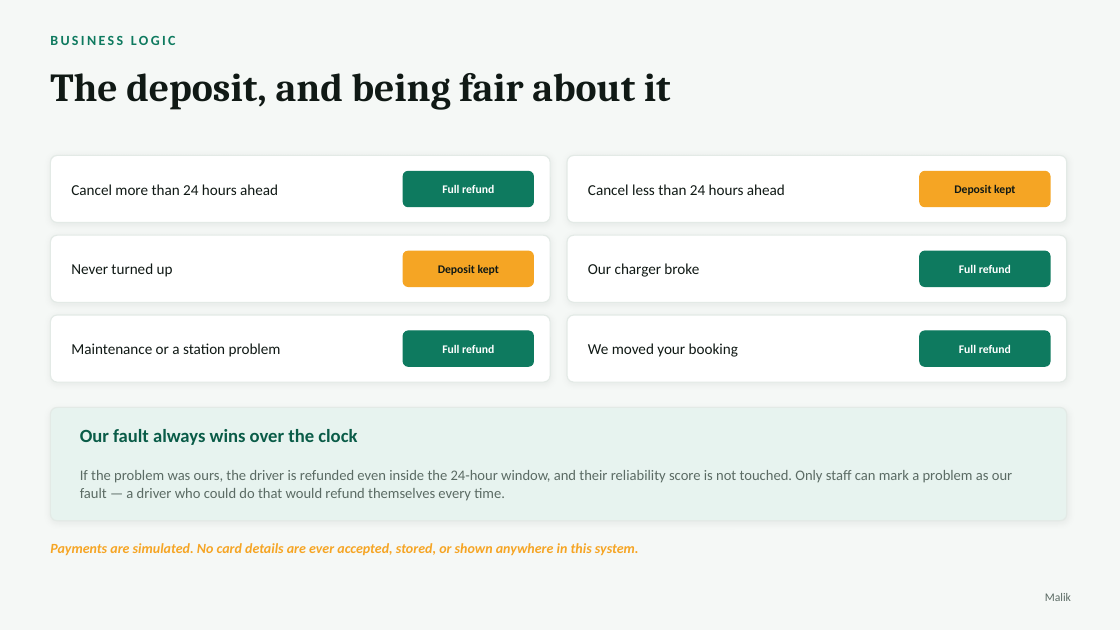
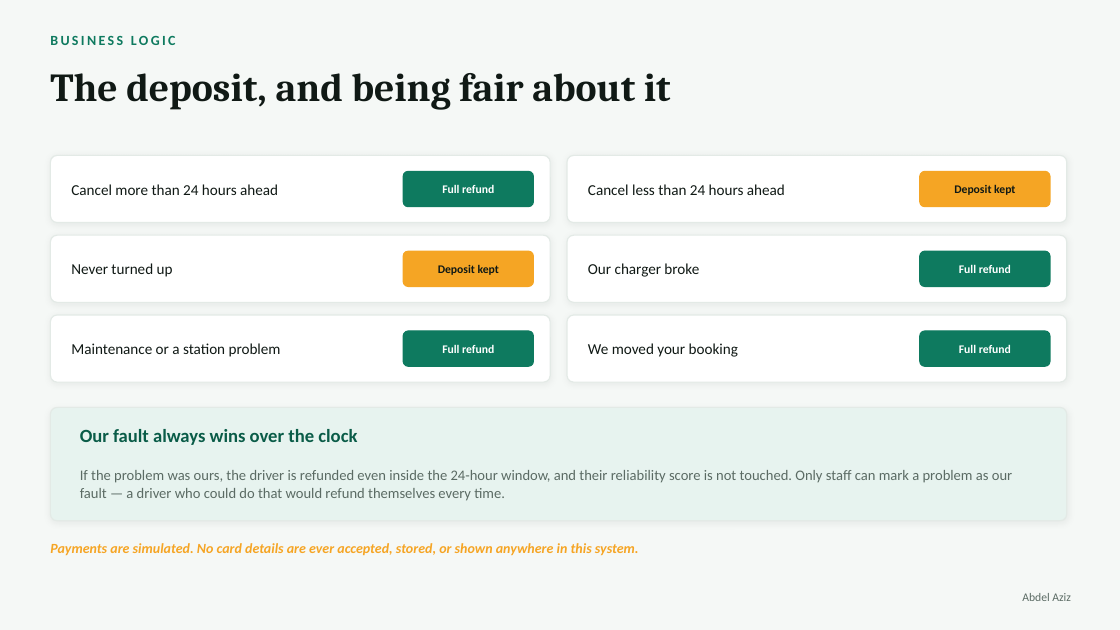
Before and after one commit to AyaSulyman/EVCharging-System, a slide deck: slide 18 of docs/presentation/ChargeHub-Presentation.pptx. Drawn at 1120x630 pixels with LibreOffice and Linux fonts; fonts in the diff are those of the drawing. Boxes give left, top, right and bottom in pixels: in the first picture for what was removed or moved away, otherwise in the second. Text is boxed around its words. In the diff, an @@ line names an element or a change of style, - is before the commit and + after.

```diff
--- a/docs/presentation/ChargeHub-Presentation.pptx
+++ b/docs/presentation/ChargeHub-Presentation.pptx
@@ text at <box>1022,593,1071,601</box>: text changed @@
-Malik
+Abdel Aziz
```
Also in this commit, not shown: 3 other slides changed.
